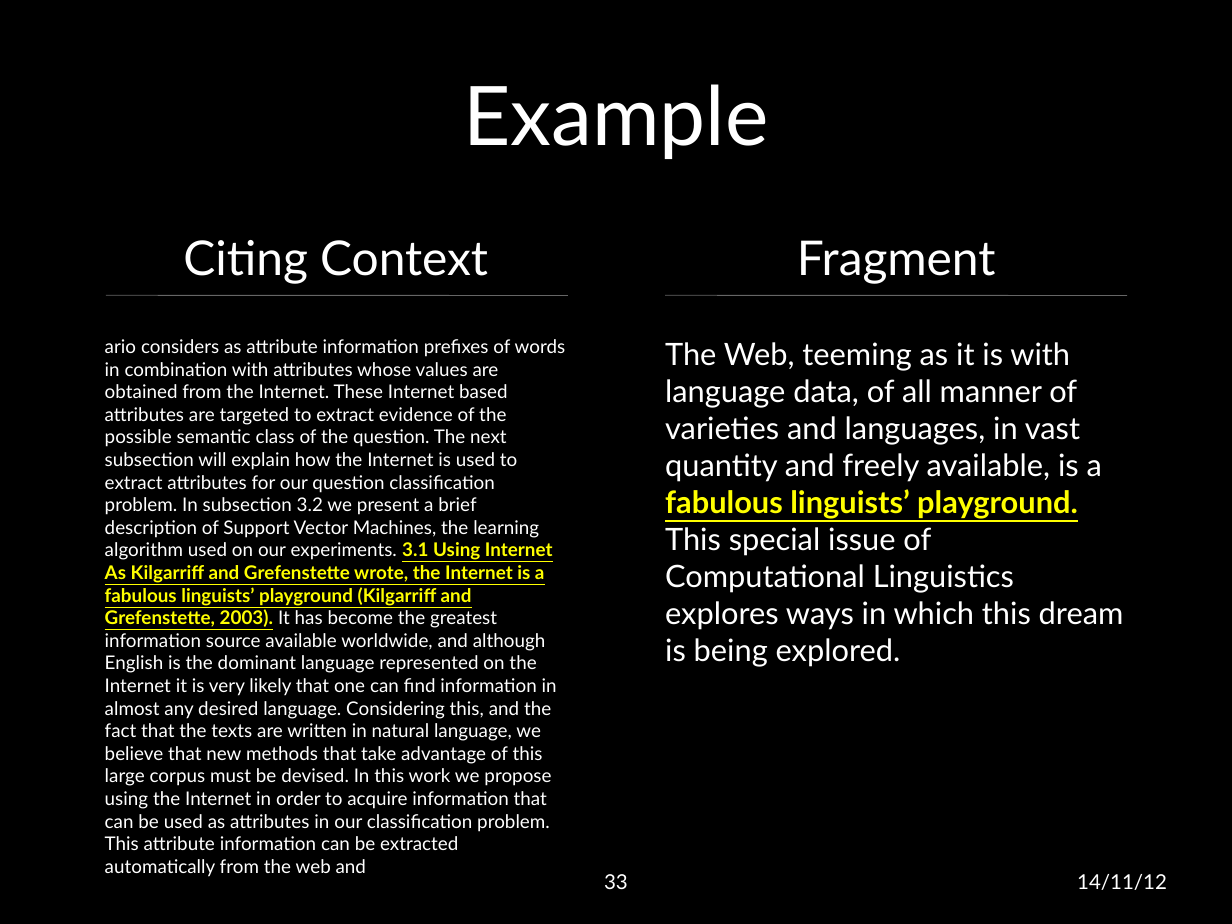
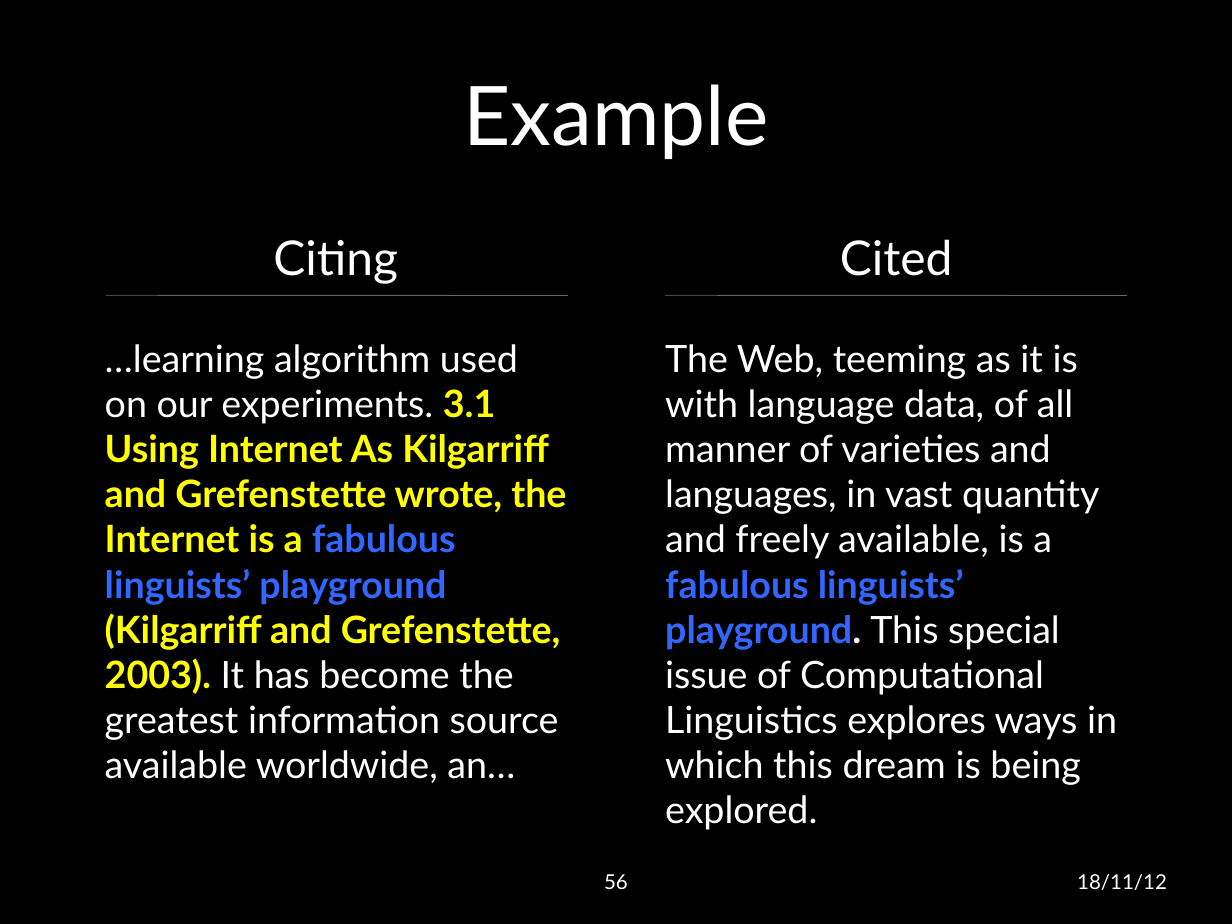
Before and after one commit to lwheng/fyp, a slide deck: slide 56 of presentation/final presentation.pptx (slide 33 before the commit). Drawn at 1232x924 pixels with LibreOffice and Linux fonts; fonts in the diff are those of the drawing; background and template pictures are left out. Boxes give left, top, right and bottom in pixels: in the first picture for what was removed or moved away, otherwise in the second. Text is boxed around its words. In the diff, an @@ line names an element or a change of style, - is before the commit and + after.

```diff
--- a/presentation/final presentation.pptx
+++ b/presentation/final presentation.pptx
@@ text at box(840, 239, 953, 276): text changed @@
-Fragment
+Cited
@@ text at box(273, 240, 398, 284): text changed @@
-Citing Context
+Citing
@@ text "The Web, teeming as it ..." at box(665, 344, 1117, 830): size 18 to 22 pt; text colour #FFFF00 to #3366FF, underline off in "fabulous linguists’ playground."; text colour #FFFF00 to #FFFFFF in "playground." @@
@@ text at box(105, 344, 566, 783): text changed; size 11 to 22 pt; bold on @@
-ario considers as attribute information prefixes of words in combination with attributes whose values are obtained from the Internet. These Internet based attributes are targeted to extract evidence of the possible semantic class of the question. The next subsection will explain how the Internet is used to extract attributes for our question classification problem. In subsection 3.2 we present a brief description of Support Vector Machines, the learning algorithm used on our experiments. 3.1 Using Internet As Kilgarriff and Grefenstette wrote, the Internet is a fabulous linguists’ playground (Kilgarriff and Grefenstette, 2003). It has become the greatest information source available worldwide, and although English is the dominant language represented on the Internet it is very likely that one can find information in almost any desired language. Considering this, and the fact that the texts are written in natural language, we believe that new methods that take advantage of this large corpus must be devised. In this work we propose using the Internet in order to acquire information that can be used as attributes in our classification problem. This attribute information can be extracted automatically from the web and
+…learning algorithm used on our experiments. 3.1 Using Internet As Kilgarriff and Grefenstette wrote, the Internet is a fabulous linguists’ playground (Kilgarriff and Grefenstette, 2003). It has become the greatest information source available worldwide, an…
@@ page number at box(604, 874, 628, 889): text changed @@
-33
+56
@@ text at box(1077, 874, 1167, 890): text changed @@
-14/11/12
+18/11/12
```
Also in this commit, not shown: 58 other slides changed, 31 slides added, 4 slides removed.
